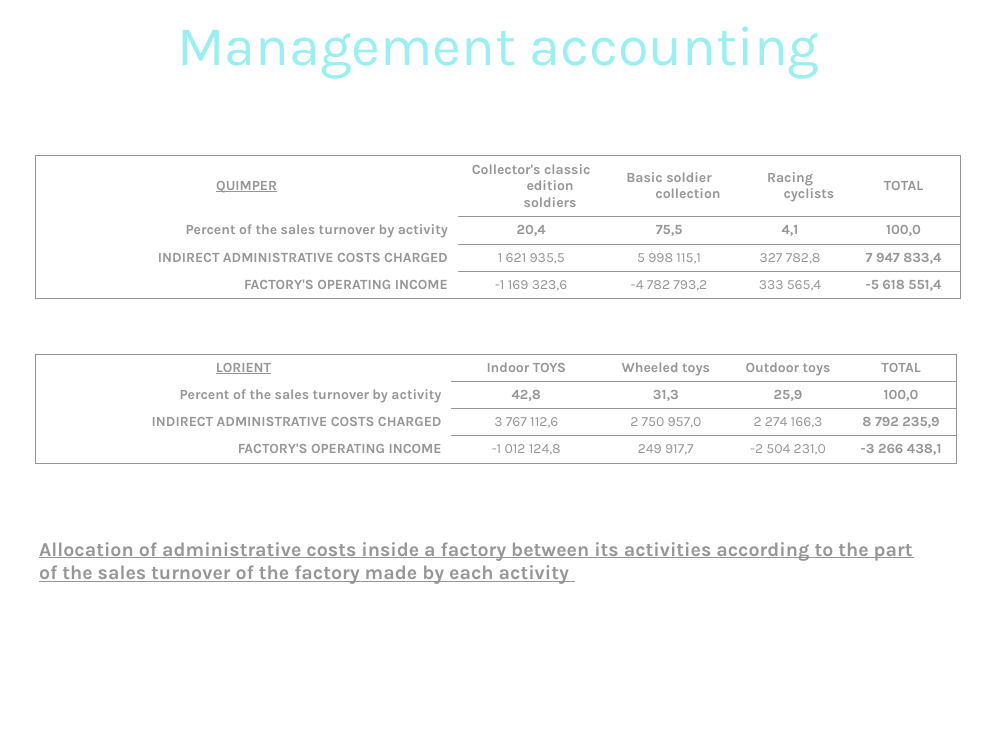
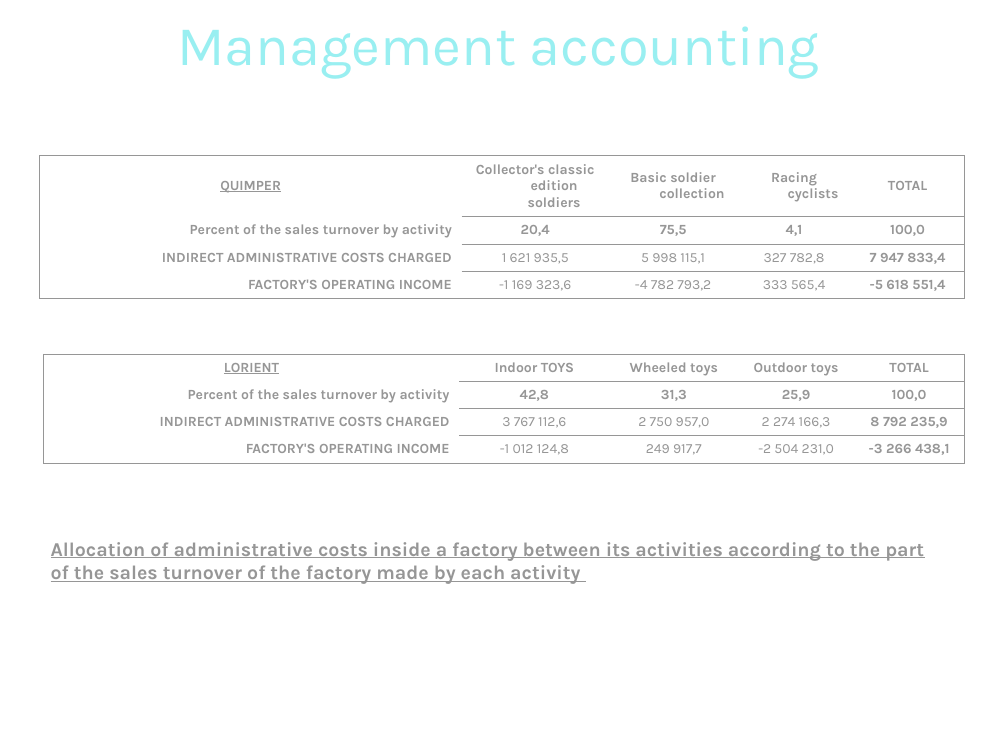
Before and after one commit to pngames/pavillon-noir, a slide deck: slide 16 of .others/tertiaire/tertiaire_finance.ppt. Drawn at 1008x756 pixels with LibreOffice and Linux fonts; fonts in the diff are those of the drawing; background and template pictures are left out. Boxes give left, top, right and bottom in pixels: in the first picture for what was removed or moved away, otherwise in the second. Text is boxed around its words. In the diff, an @@ line names an element or a change of style, - is before the commit and + after.

```diff
--- a/.others/tertiaire/tertiaire_finance.ppt
+++ b/.others/tertiaire/tertiaire_finance.ppt
@@ table: place and size @@
-table at (35, 156, 961, 297)
+table at (39, 156, 965, 297)
@@ table: place and size @@
-table at (35, 354, 957, 461)
+table at (43, 354, 965, 461)
@@ text "Allocation of administrative costs inside ...": place and size @@
-text "Allocation of administrative costs inside ..." at (39, 542, 913, 584)
+text "Allocation of administrative costs inside ..." at (51, 542, 924, 584)
```
Also in this commit, not shown: 9 other slides changed.
